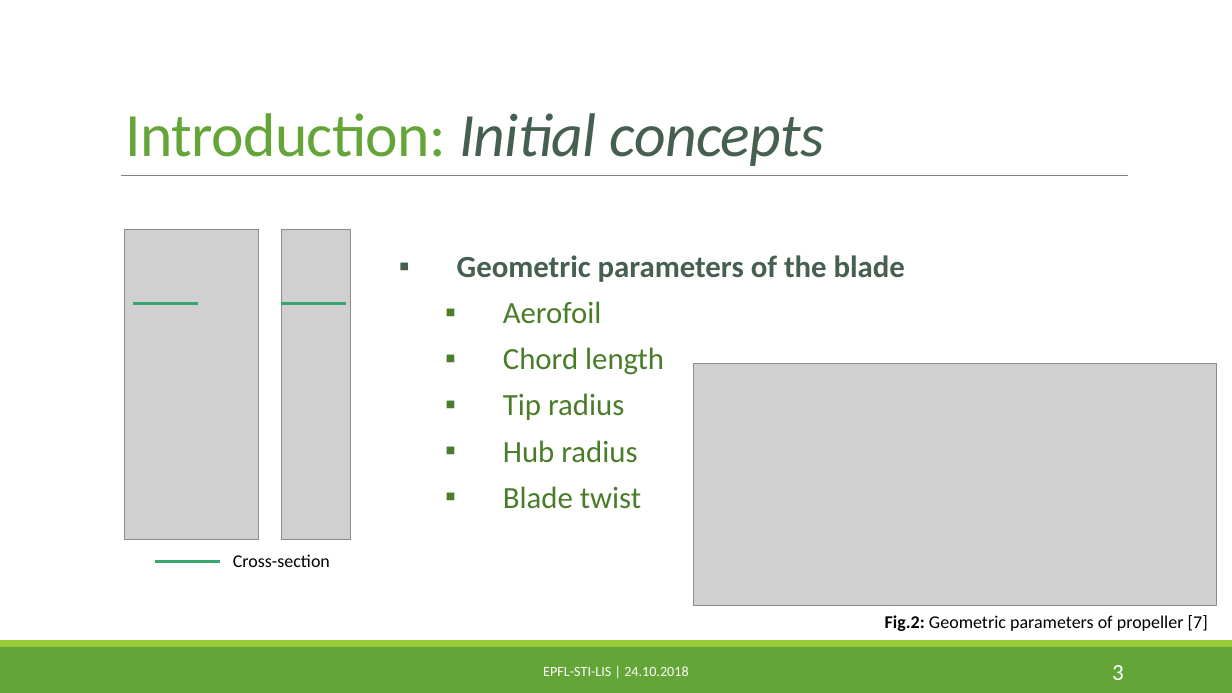
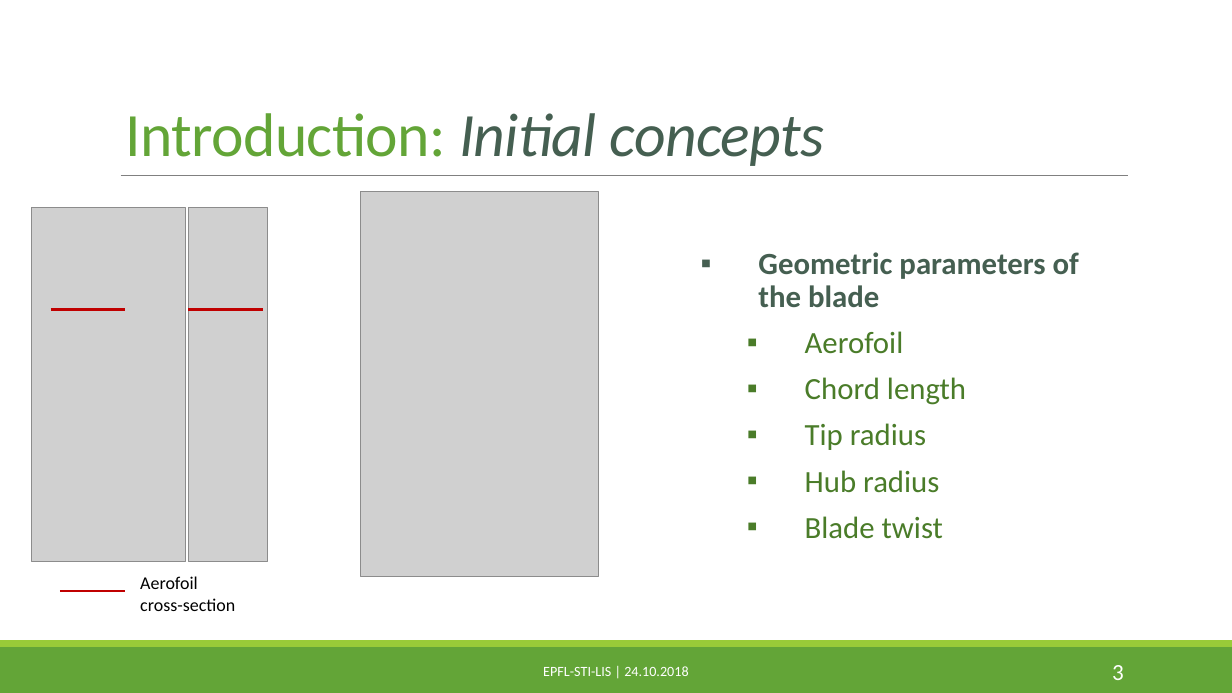
Before and after one commit to PaulineMauryL/PropellerProject, a slide deck: slide 3 of Report/MIDTERM.pptx. Drawn at 1232x693 pixels with LibreOffice and Linux fonts; fonts in the diff are those of the drawing; grey boxes stand for pictures. Boxes give left, top, right and bottom in pixels: in the first picture for what was removed or moved away, otherwise in the second. Text is boxed around its words. In the diff, an @@ line names an element or a change of style, - is before the commit and + after.

```diff
--- a/Report/MIDTERM.pptx
+++ b/Report/MIDTERM.pptx
@@ picture: place and size @@
-picture at box(125, 229, 260, 540)
+picture at box(31, 208, 185, 562)
@@ picture: place and size @@
-picture at box(281, 229, 350, 540)
+picture at box(189, 208, 268, 562)
@@ picture added at box(360, 192, 599, 577) @@
@@ text "Geometric parameters of the blade" rewrapped from box(457, 255, 905, 509) to box(758, 252, 1079, 539) @@
@@ line moved from (133, 303) - (198, 303) to (51, 310) - (125, 310) @@
@@ line (51, 310) - (125, 310): stroke #37A76F 2.25 pt to #C00000 2.25 pt @@
@@ line moved from (281, 303) - (347, 303) to (189, 310) - (262, 310) @@
@@ line (189, 310) - (262, 310): stroke #37A76F 2.25 pt to #C00000 2.25 pt @@
@@ picture removed at box(693, 364, 1217, 606) @@
@@ line moved from (155, 562) - (220, 562) to (60, 592) - (125, 592) @@
@@ line (60, 592) - (125, 592): stroke #37A76F 2.25 pt to #C00000 2.25 pt @@
@@ text at box(140, 576, 235, 611): text changed @@
-Cross-section
+Aerofoil
+cross-section
@@ text removed at box(885, 615, 1208, 631) @@
-Fig.2: Geometric parameters of propeller [7]
```
Also in this commit, not shown: 8 other slides changed, 7 slides added, 1 slide removed, 14 other files.
